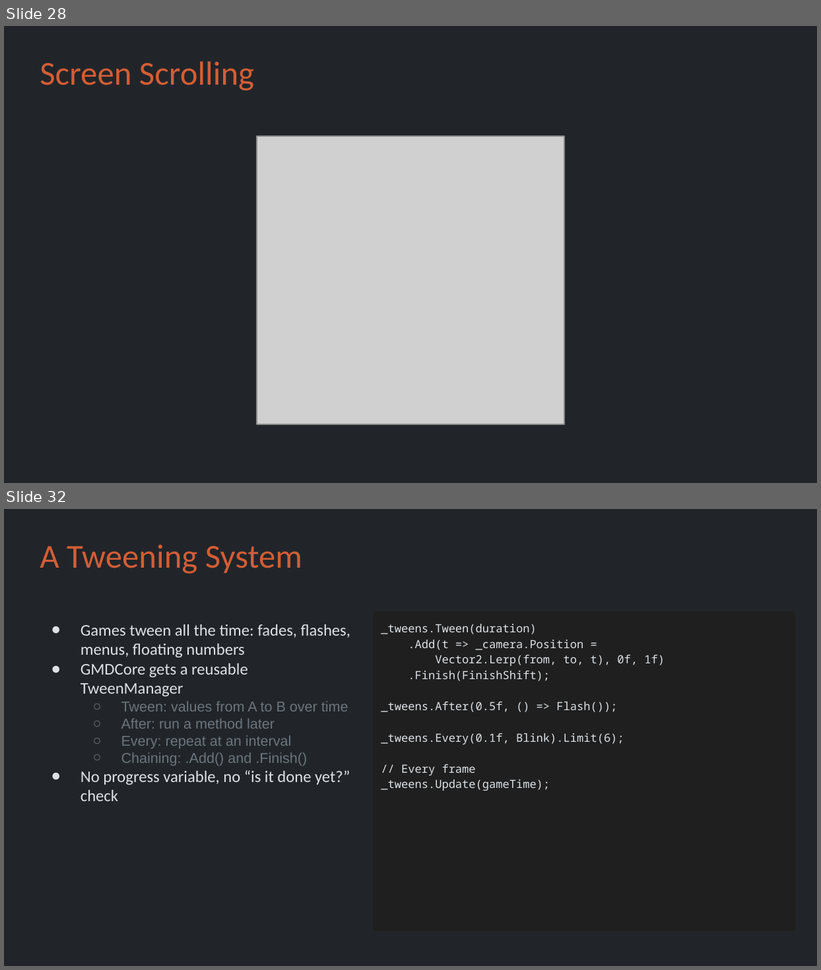
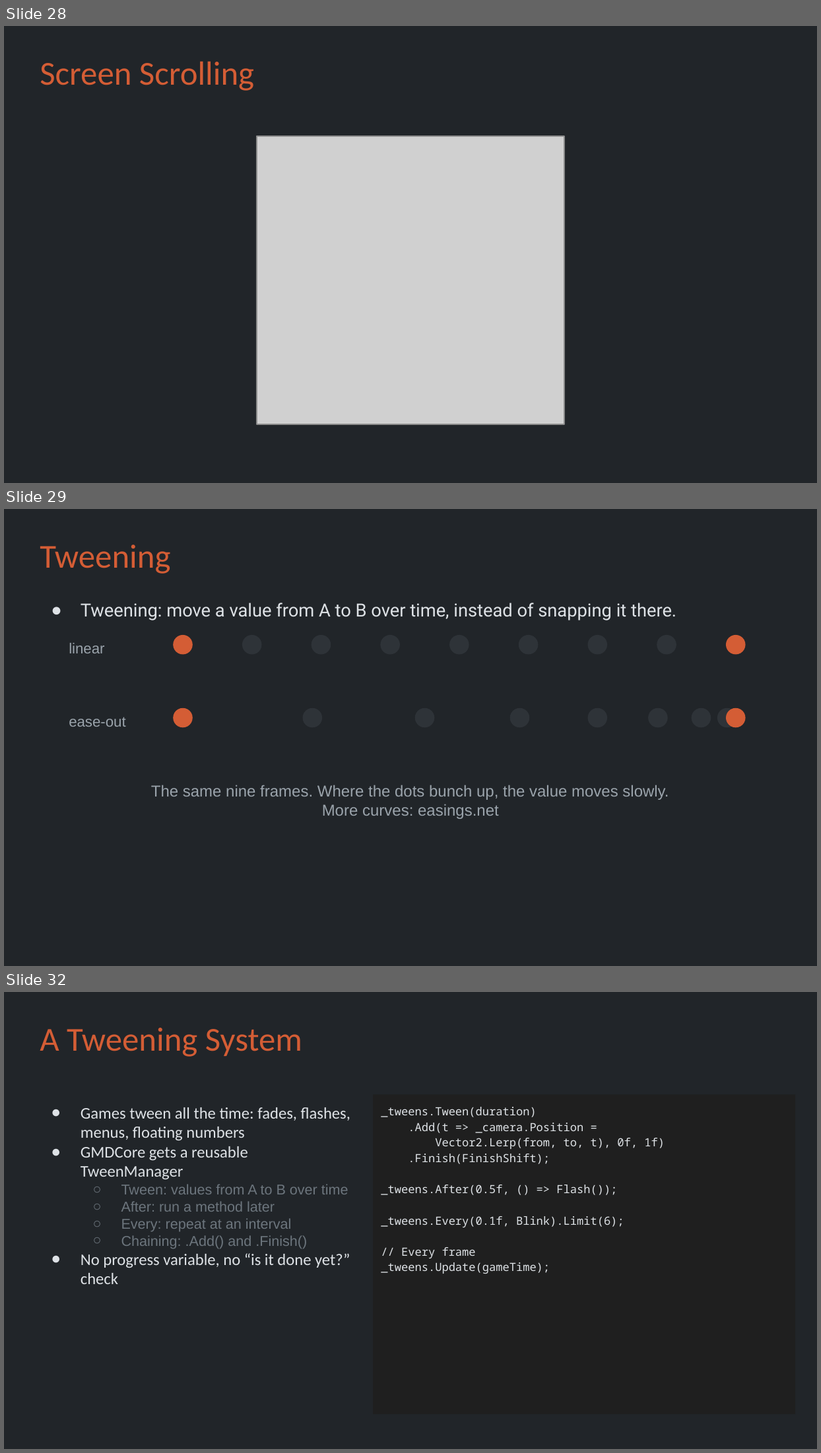
Before and after one commit to Metamate/gar, a slide deck: slides/08 The Legend of Zelda.pptx. Shown one above the other, each under a label of ours: slides 28 and 32 before the commit, slides 28, 29 and 32 after it; the slides between them are not shown. The pictures are 821x970 and 821x1453 pixels, drawn with LibreOffice and Linux fonts; fonts in the diff are those of the drawing; grey boxes stand for pictures. Boxes give left, top, right and bottom in pixels: in the first picture for what was removed or moved away, otherwise in the second. Text is boxed around its words. In the diff, an @@ line names an element or a change of style, - is before the commit and + after.

```diff
--- a/slides/08 The Legend of Zelda.pptx
+++ b/slides/08 The Legend of Zelda.pptx
@@ slide 29 added at <box>4,509,817,966</box>, background #212529 @@
@@ title added at <box>40,545,170,574</box>, 29.7 pt, text #D45D35 @@
+Tweening
@@ text added at <box>81,603,677,621</box>, 16 pt, text #DEE2E6 @@
+● Tweening: move a value from A to B over time, instead of snapping it there.
@@ text added at <box>69,643,104,654</box>, 13 pt, text #9AA3AB @@
+linear
@@ ellipse added at <box>173,635,193,655</box>, fill #D45D35 @@
@@ ellipse added at <box>242,635,262,655</box>, fill #2E3338 @@
@@ ellipse added at <box>312,635,331,655</box>, fill #2E3338 @@
@@ ellipse added at <box>380,635,400,655</box>, fill #2E3338 @@
@@ ellipse added at <box>450,635,469,655</box>, fill #2E3338 @@
@@ ellipse added at <box>519,635,538,655</box>, fill #2E3338 @@
@@ ellipse added at <box>588,635,607,655</box>, fill #2E3338 @@
@@ ellipse added at <box>657,635,677,655</box>, fill #2E3338 @@
@@ ellipse added at <box>726,635,746,655</box>, fill #D45D35 @@
@@ text added at <box>69,717,125,727</box>, 13 pt, text #9AA3AB @@
+ease-out
@@ ellipse added at <box>173,708,193,727</box>, fill #D45D35 @@
@@ ellipse added at <box>302,708,322,727</box>, fill #2E3338 @@
@@ ellipse added at <box>415,708,434,727</box>, fill #2E3338 @@
@@ ellipse added at <box>510,708,529,727</box>, fill #2E3338 @@
@@ ellipse added at <box>588,708,607,727</box>, fill #2E3338 @@
@@ ellipse added at <box>648,708,667,727</box>, fill #2E3338 @@
@@ ellipse added at <box>692,708,712,727</box>, fill #2E3338 @@
@@ ellipse added at <box>717,708,737,727</box>, fill #2E3338 @@
@@ ellipse added at <box>726,708,746,727</box>, fill #D45D35 @@
@@ text added at <box>151,785,669,819</box>, 14 pt, text #9AA3AB @@
+The same nine frames. Where the dots bunch up, the value moves slowly.
+More curves: easings.net
```
Also in this commit, not shown: 9 slides changed, 1 other slide added, 1 slide removed.
